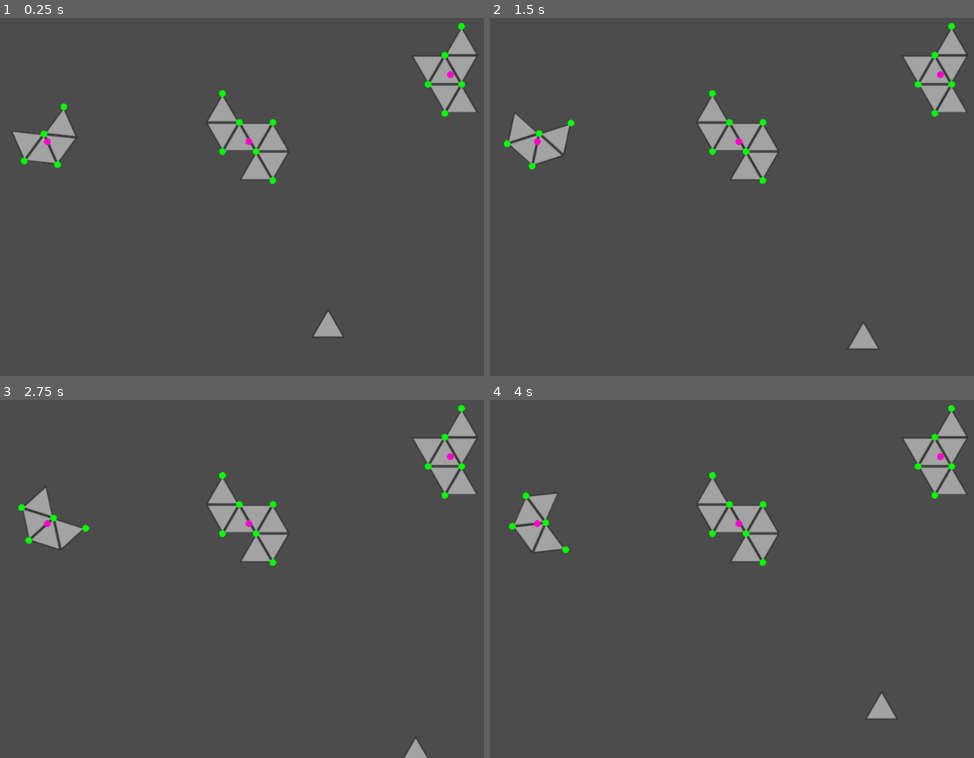
Above: before the commit, frames 1-4 (two rows, left to right).
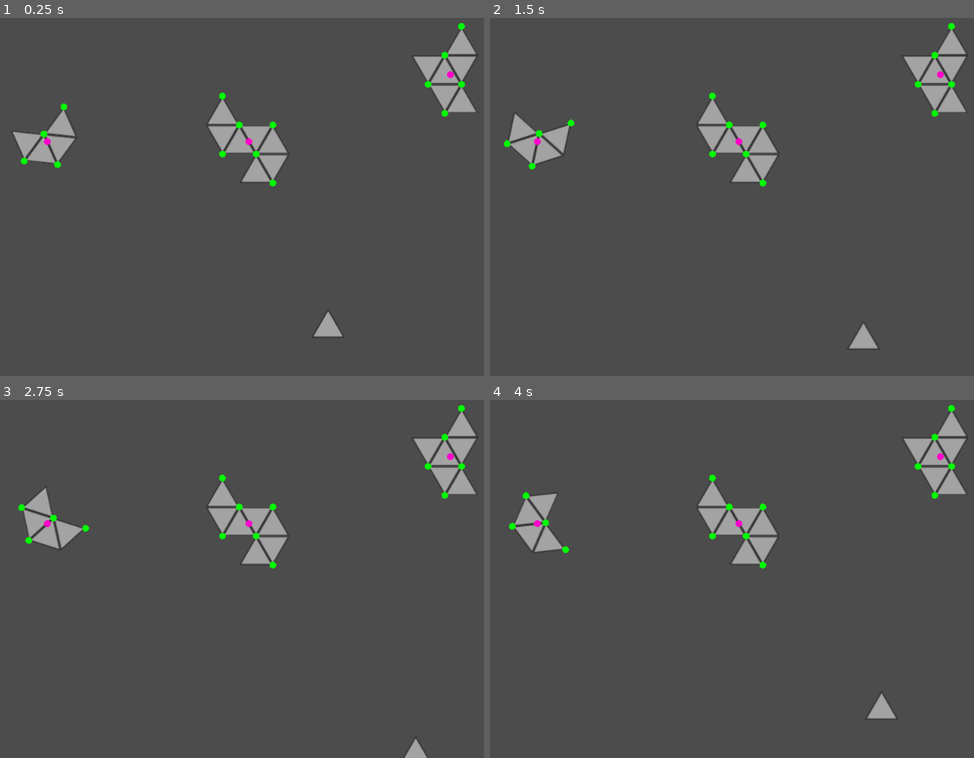
Above: after the commit, the same moments.

Repository: tristaaan/AsteroidGame
Game: Godot game, scene res://Gameplay.tscn
The game is run twice, just before and just after one commit, with the same random seed, the same clock (stepped at 60 frames per second) and the same inputs.
Inputs (mouse positions are in pixels of both pictures, inside the frame that each line leads up to):
- Up to frame 1 (0.25 s): no input
- Up to frame 2 (1.5 s): tap Enter (ui_accept) at 0.5, 0.77 s; move the mouse to (964, 154) at 0.52 s; hold Right (ui_right) 0.53-1.28 s; click (964, 154) at 0.67 s; move the mouse to (678, 193) at 1.27 s; hold Down (ui_down) from 1.28 s (still down)
- Up to frame 3 (2.75 s): tap Enter (ui_accept) at 1.52 s; move the mouse to (392, 468) at 2.02 s; release Down (ui_down) at 2.03 s; hold Right (ui_right) from 2.03 s (still down)
- Up to frame 4 (4 s): move the mouse to (780, 636) at 2.77 s; release Right (ui_right) at 2.78 s; hold Up (ui_up) 2.78-3.53 s; click (780, 636) at 2.92 s; tap Enter (ui_accept) at 3.02, 3.77 s; move the mouse to (outside the picture) at 3.52 s; hold Left (ui_left) from 3.53 s (still down)

The runs differ from the first frame. In frame 1, 0.8% of the frame differs, in the area x 42-60%, y 20-48%; in frame 2, 0.8%; in frame 3, 0.8%; in frame 4, 0.8%.

Commit message:
correct positioning when static asteroids split up

Diff:
--- a/Asteroid.gd
+++ b/Asteroid.gd
@@ -186,12 +186,7 @@
 	tris.append(tri)
 	coord_map[Vector2(x,y)] = tri
 
-	var ret
-	if flip:
-		ret = Vector2(pX, pY - 25 * sqrt(3) + ((25 * sqrt(3)) / 2) - 5)
-	else:
-		ret = Vector2(pX, pY + (25 * sqrt(3)) / 2 + 5)
-	return ret
+	return Vector2(pX, pY)
 
 func hit_registered(array_coordinate):
 	var tri:Triangle = coord_map[array_coordinate]
@@ -260,8 +255,6 @@
 	for c in component.keys():
 		com += coord_map[yx2xy(c)].global_position
 
-	# the offset has to do with the grid coordinate?
-	print(component, com / len(component))
 	return com / len(component)
 
 func get_component(start):
--- a/Triangle.gd
+++ b/Triangle.gd
@@ -5,7 +5,7 @@
 var array_coordinate
 var initial_str:float = 4.0 setget set_initial_strength
 var strength:float = initial_str setget set_strength, get_strength
-var is_flip:bool = false
+var is_flip:bool = false setget set_is_flip
 
 class_name Triangle
 
@@ -32,3 +32,11 @@
 
 func get_strength():
 	return strength
+
+func set_is_flip(newVal):
+	is_flip = newVal
+	var size = 25
+	if is_flip:
+		self.transform.origin -= Vector2(0, 25 * sqrt(3) / 2)
+	else:
+		self.transform.origin -= Vector2(0, 25 * sqrt(3) / 2)
